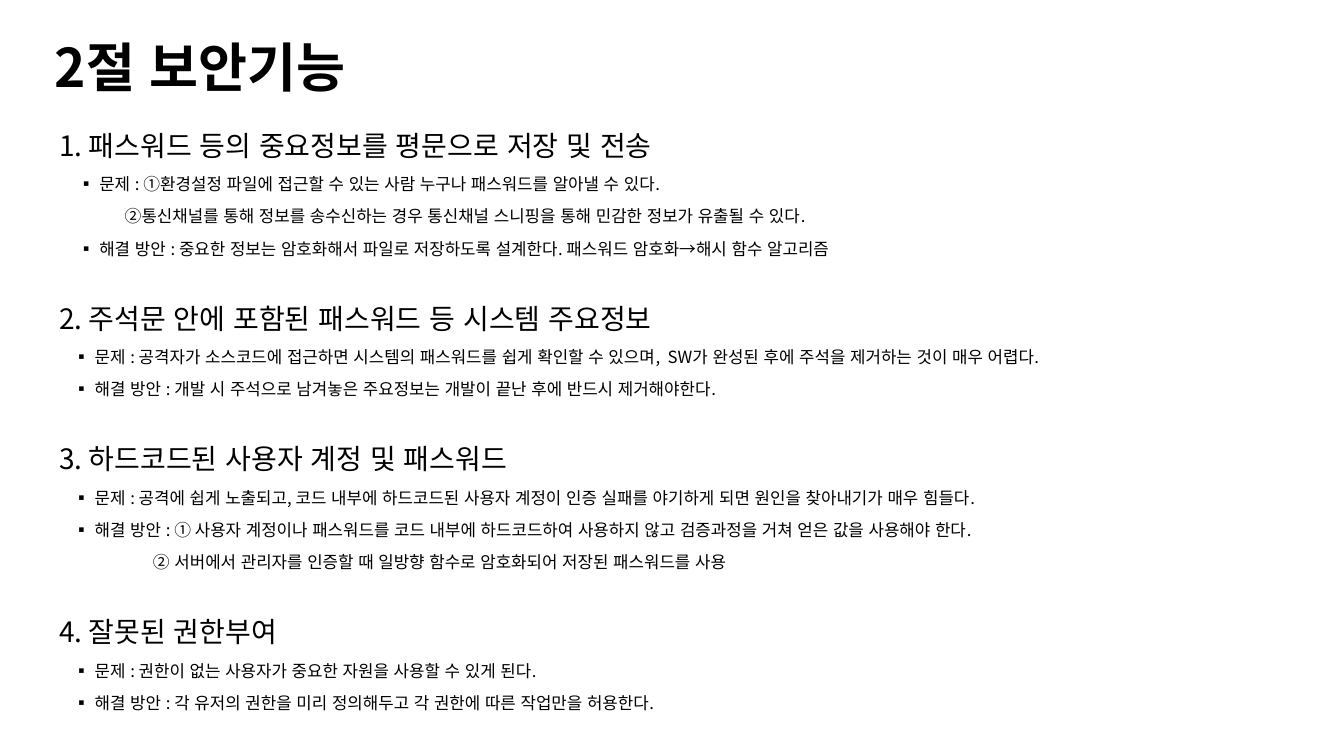
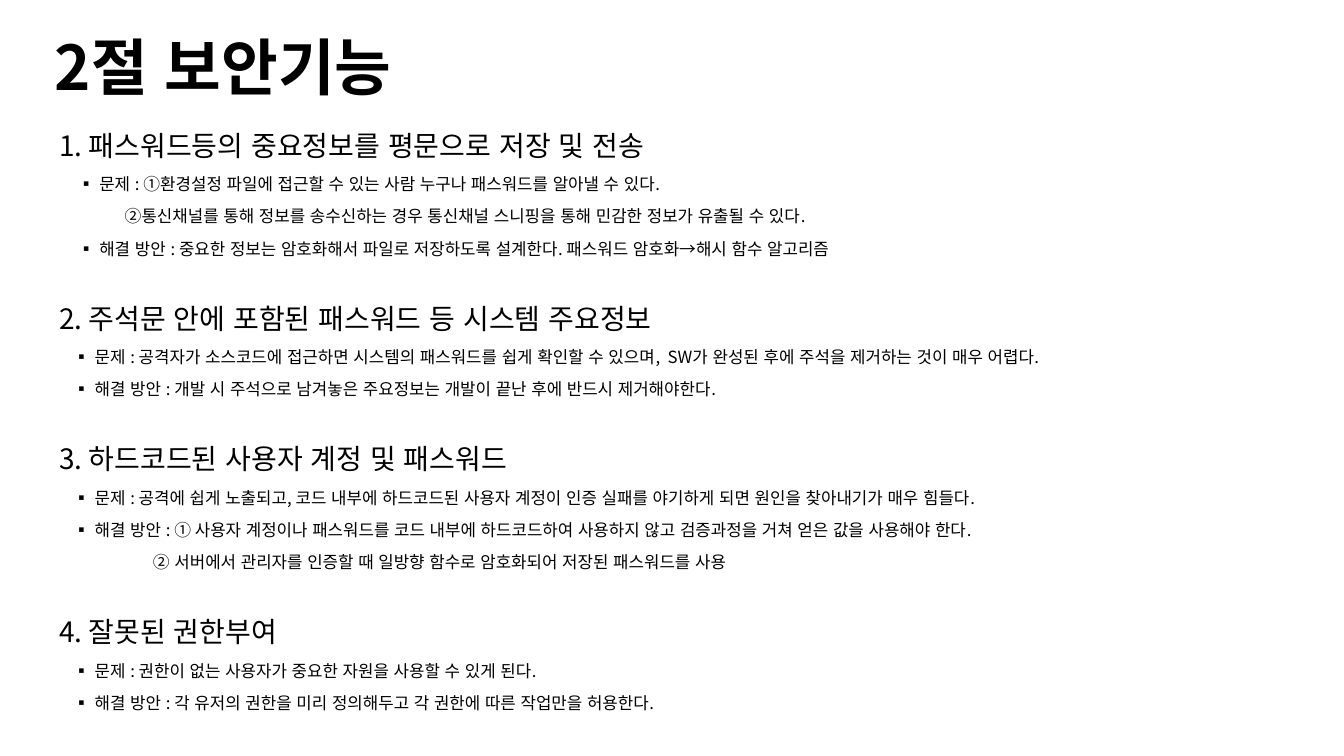
Before and after one commit to Klaxon9718/YUHAN_-security, a slide deck: slide 5 of 발표자료/Secure Coding 발표자료.pptx. Drawn at 1344x756 pixels with LibreOffice and Linux fonts; fonts in the diff are those of the drawing. Boxes give left, top, right and bottom in pixels: in the first picture for what was removed or moved away, otherwise in the second. Text is boxed around its words. In the diff, an @@ line names an element or a change of style, - is before the commit and + after.

```diff
--- a/발표자료/Secure Coding 발표자료.pptx
+++ b/발표자료/Secure Coding 발표자료.pptx
@@ title "2절 보안기능" at <box>55,38,392,96</box>: size 38 to 44 pt @@
@@ text at <box>59,132,644,159</box>: spaces changed @@
-1. 패스워드 등의 중요정보를 평문으로 저장 및 전송
+1. 패스워드등의 중요정보를 평문으로 저장 및 전송
```
Also in this commit, not shown: 3 other slides changed, 1 other file.
